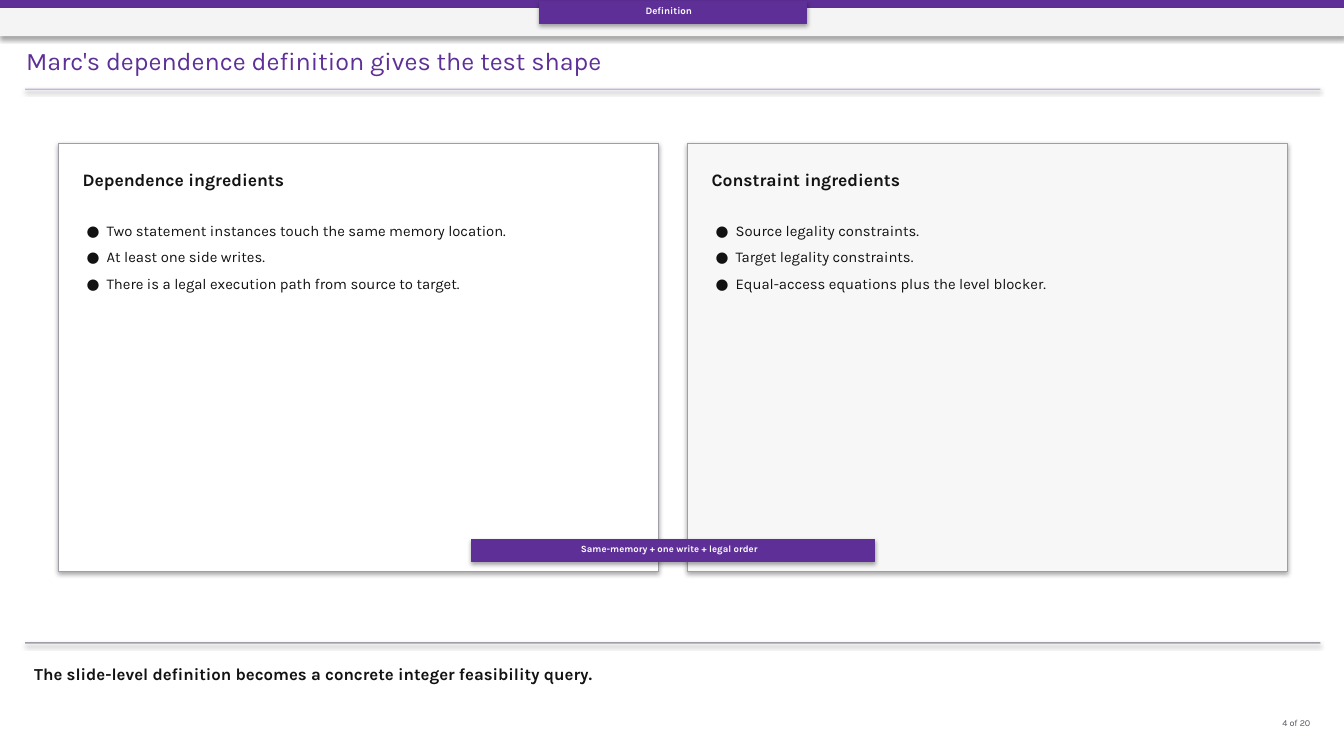
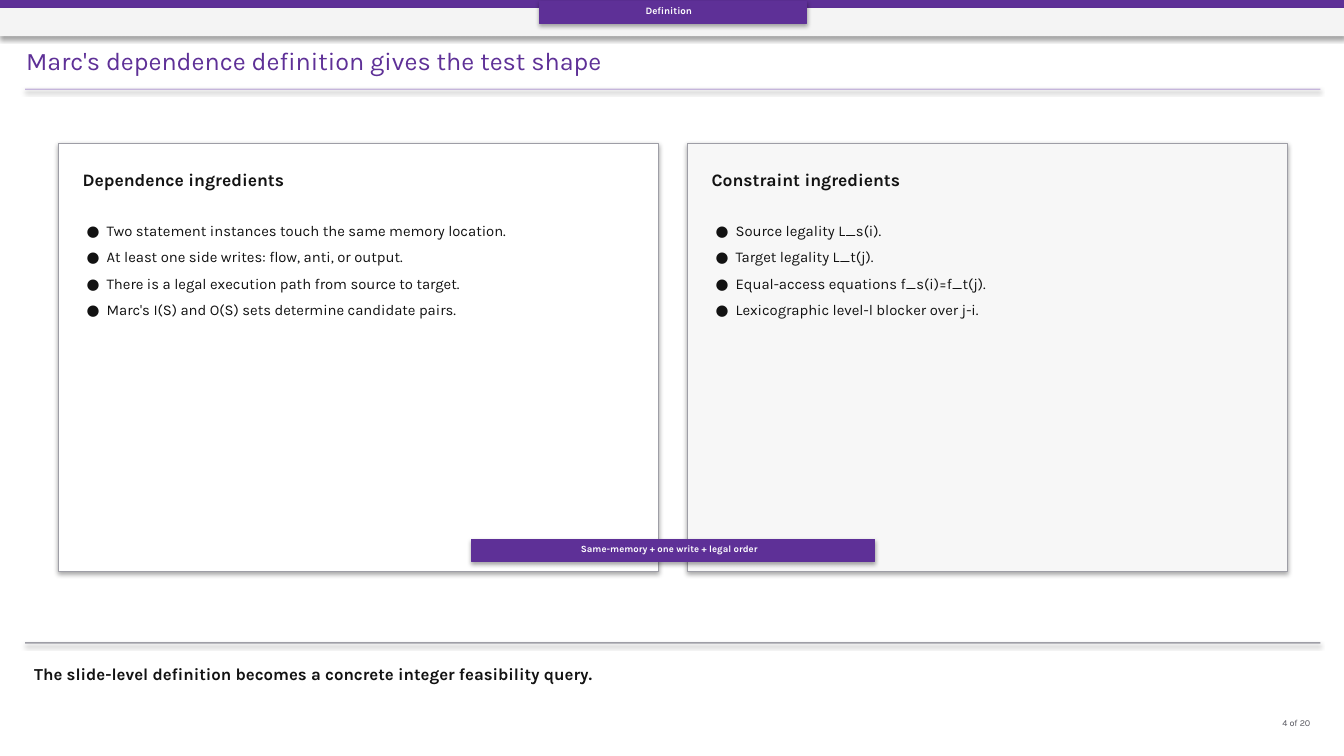
Before and after one commit to Hardik-S/april-peer-presentation, a slide deck: slide 4 of deck/April_peer_presentation.pptx. Drawn at 1344x756 pixels with LibreOffice and Linux fonts; fonts in the diff are those of the drawing. Boxes give left, top, right and bottom in pixels: in the first picture for what was removed or moved away, otherwise in the second. Text is boxed around its words. In the diff, an @@ line names an element or a change of style, - is before the commit and + after.

```diff
--- a/deck/April_peer_presentation.pptx
+++ b/deck/April_peer_presentation.pptx
@@ text at [736, 225, 986, 319]: text changed @@
-● Source legality constraints.
-● Target legality constraints.
-● Equal-access equations plus the level blocker.
+● Source legality L_s(i).
+● Target legality L_t(j).
+● Equal-access equations f_s(i)=f_t(j).
+● Lexicographic level-l blocker over j-i.
@@ text at [107, 252, 402, 266]: text changed @@
-● At least one side writes.
+● At least one side writes: flow, anti, or output.
@@ text at [107, 304, 456, 319]: paragraph added @@
+● Marc's I(S) and O(S) sets determine candidate pairs.
```
Also in this commit, not shown: 12 other slides changed, 18 other files.
